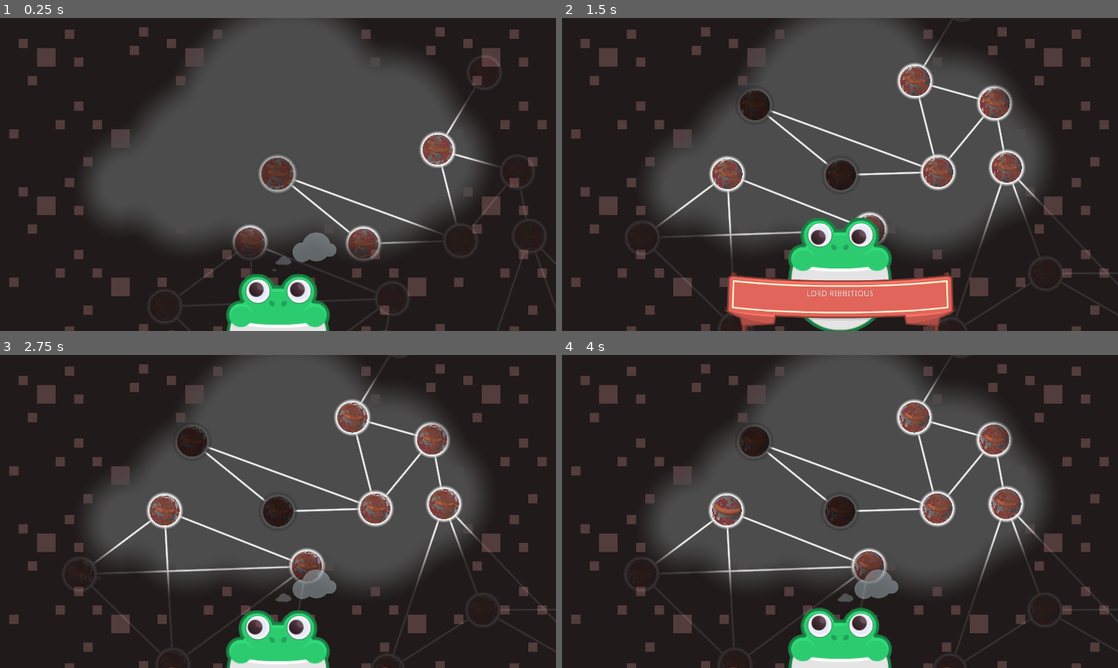
Above: before the commit, frames 1-4 (two rows, left to right).
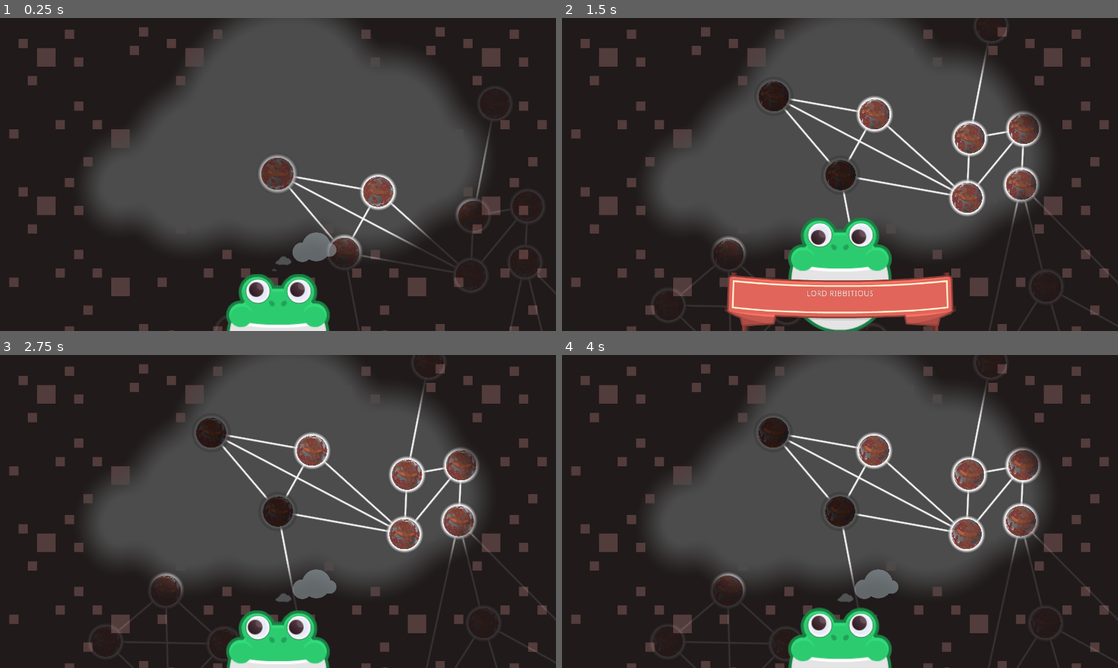
Above: after the commit, the same moments.

Repository: mrmav/kenney-jam-2024
Game: Godot game, scene res://Main.tscn
Same seed, same stepped clock (60 frames per second), same inputs: the game is played once before the commit and once after it.
Inputs (mouse positions are in pixels of both pictures, inside the frame that each line leads up to):
- Up to frame 1 (0.25 s): no input
- Up to frame 2 (1.5 s): tap Enter at 0.5 s; drag from (923, 243) to (728, 305) at 0.52 s; drag from (739, 330) to (840, 177) at 1.27 s
- Up to frame 3 (2.75 s): move the mouse to (77, 574) at 2.02 s; hold Alt from 2.03 s (still down); click (77, 574) at 2.17 s
- Up to frame 4 (4 s): release Alt at 2.75 s; drag from (728, 511) to (639, 574) at 2.77 s; drag from (867, 567) to (728, 511) at 3.52 s

The runs differ from the first frame. In frame 1, 3.3% of the frame differs, in the area x 32-100%, y 25-99%; in frame 2, 8.4%; in frame 3, 9.2%, in the area x 15-97%, y 6-100%; in frame 4, 9.1%.

Commit message:
adjusted some positions of the nodes

Diff:
--- a/Scenes/NodeContainer/NodeContainer.tscn
+++ b/Scenes/NodeContainer/NodeContainer.tscn
@@ -18,7 +18,7 @@
 element_scene = ExtResource( 3 )
 
 [node name="TreeNode2" type="Node2D" parent="TreeRoot"]
-position = Vector2( 305.515, 248.375 )
+position = Vector2( 237.709, 280.159 )
 script = ExtResource( 2 )
 element_scene = ExtResource( 3 )
 
@@ -32,8 +32,13 @@
 script = ExtResource( 2 )
 element_scene = ExtResource( 3 )
 
+[node name="TreeNode3" type="Node2D" parent="TreeRoot"]
+position = Vector2( 358.488, 64.0289 )
+script = ExtResource( 2 )
+element_scene = ExtResource( 3 )
+
 [node name="TreeNode4" type="Node2D" parent="TreeRoot"]
-position = Vector2( 651.722, 237.818 )
+position = Vector2( 687.744, 360.716 )
 script = ExtResource( 2 )
 element_scene = ExtResource( 3 )
 
@@ -43,69 +48,71 @@
 element_scene = ExtResource( 3 )
 
 [node name="TreeNode6" type="Node2D" parent="TreeRoot/TreeNode4/TreeNode7"]
-position = Vector2( 42.4997, 228.689 )
+position = Vector2( -9.17242, 198.398 )
 script = ExtResource( 2 )
 element_scene = ExtResource( 3 )
 
 [node name="TreeNode5" type="Node2D" parent="TreeRoot/TreeNode4/TreeNode7/TreeNode6"]
-position = Vector2( -200.626, 593.176 )
+position = Vector2( -168.024, 769.673 )
 script = ExtResource( 2 )
 element_scene = ExtResource( 3 )
 
 [node name="TreeNode8" type="Node2D" parent="TreeRoot/TreeNode4/TreeNode7/TreeNode6/TreeNode5"]
-position = Vector2( -554.308, 528.545 )
+position = Vector2( -194.09, 229.776 )
 script = ExtResource( 2 )
 element_scene = ExtResource( 3 )
 
 [node name="TreeNode2" type="Node2D" parent="TreeRoot/TreeNode4/TreeNode7/TreeNode6/TreeNode5/TreeNode8"]
-position = Vector2( 182.632, -454.137 )
+position = Vector2( -169.11, -445.661 )
 script = ExtResource( 2 )
 element_scene = ExtResource( 3 )
+bridges = [ NodePath("../../../../../../TreeNode2") ]
 
 [node name="TreeNode3" type="Node2D" parent="TreeRoot/TreeNode4/TreeNode7/TreeNode6/TreeNode5/TreeNode8/TreeNode2"]
-position = Vector2( 84.8043, -445.863 )
+position = Vector2( -302.959, -117.429 )
 script = ExtResource( 2 )
 element_scene = ExtResource( 3 )
 
 [node name="TreeNode9" type="Node2D" parent="TreeRoot/TreeNode4/TreeNode7/TreeNode6/TreeNode5/TreeNode8/TreeNode2/TreeNode3"]
-position = Vector2( -476.845, 351.241 )
+position = Vector2( -197.147, 207.154 )
 script = ExtResource( 2 )
 element_scene = ExtResource( 3 )
 
 [node name="TreeNode10" type="Node2D" parent="TreeRoot/TreeNode4/TreeNode7/TreeNode6/TreeNode5/TreeNode8/TreeNode2/TreeNode3"]
-position = Vector2( -808.853, 27.9984 )
+position = Vector2( -421.09, -8.02345 )
 script = ExtResource( 2 )
 element_scene = ExtResource( 3 )
 
 [node name="TreeNode11" type="Node2D" parent="TreeRoot/TreeNode4/TreeNode7/TreeNode6/TreeNode5/TreeNode8/TreeNode2/TreeNode3"]
-position = Vector2( -506.298, -198.563 )
+position = Vector2( -207.53, -188.835 )
 script = ExtResource( 2 )
 element_scene = ExtResource( 3 )
 relevant = false
 bridges = [ NodePath("../../../../../../../../TreeNode2/TreeNode3/TreeNode9") ]
 
 [node name="TreeNode9" type="Node2D" parent="TreeRoot/TreeNode4/TreeNode7/TreeNode6/TreeNode5"]
-position = Vector2( 223.329, 663.766 )
+position = Vector2( 68.6473, 292.954 )
 script = ExtResource( 2 )
 element_scene = ExtResource( 3 )
 
 [node name="TreeNode10" type="Node2D" parent="TreeRoot/TreeNode4/TreeNode7/TreeNode6/TreeNode5"]
-position = Vector2( -104.186, 343.784 )
+position = Vector2( -38.4994, 172.151 )
 script = ExtResource( 2 )
 element_scene = ExtResource( 3 )
 
 [node name="TreeNode10" type="Node2D" parent="TreeRoot/TreeNode4/TreeNode7/TreeNode6"]
-position = Vector2( 138.592, 376.792 )
+position = Vector2( 88.7018, 362.538 )
 script = ExtResource( 2 )
 element_scene = ExtResource( 3 )
 
 [node name="TreeNode11" type="Node2D" parent="TreeRoot/TreeNode4/TreeNode7/TreeNode6/TreeNode10"]
-position = Vector2( 568.177, -2.22132 )
+position = Vector2( 76.4009, 259.703 )
 script = ExtResource( 2 )
 element_scene = ExtResource( 3 )
+bridges = [ NodePath("../../TreeNode2") ]
 
 [node name="TreeNode2" type="Node2D" parent="TreeRoot/TreeNode4/TreeNode7/TreeNode6"]
-position = Vector2( 621.549, 652.462 )
+position = Vector2( 673.221, 682.753 )
 script = ExtResource( 2 )
 element_scene = ExtResource( 3 )
 
@@ -121,12 +128,12 @@
 element_scene = ExtResource( 3 )
 
 [node name="TreeNode12" type="Node2D" parent="TreeRoot/TreeNode4"]
-position = Vector2( -81.85, -323.764 )
+position = Vector2( 9.02171, -211.511 )
 script = ExtResource( 2 )
 element_scene = ExtResource( 3 )
 
 [node name="TreeNode13" type="Node2D" parent="TreeRoot/TreeNode4/TreeNode12"]
-position = Vector2( 165.882, -273.857 )
+position = Vector2( 76.7922, -398.583 )
 script = ExtResource( 2 )
 element_scene = ExtResource( 3 )
 
